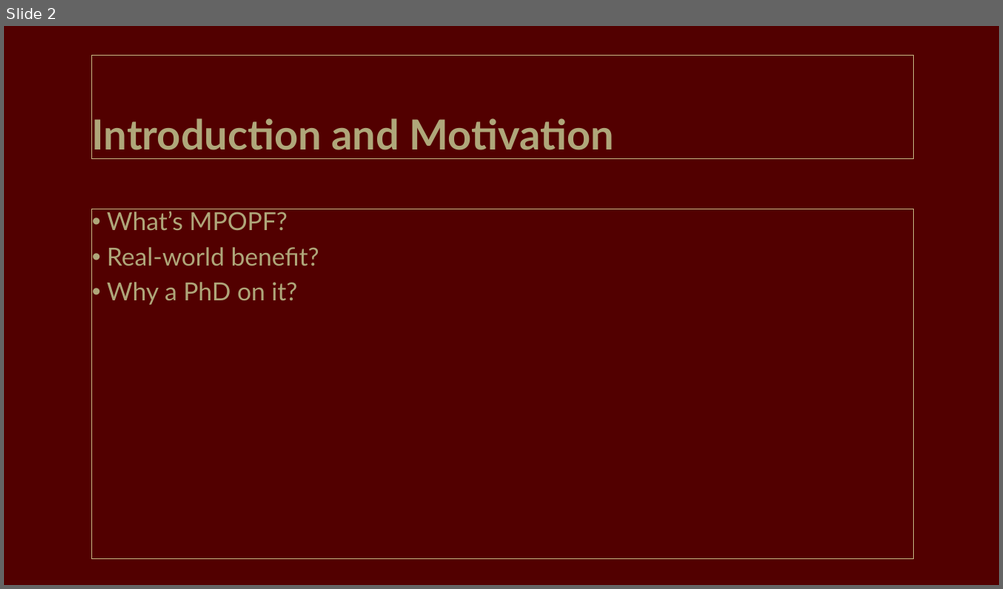
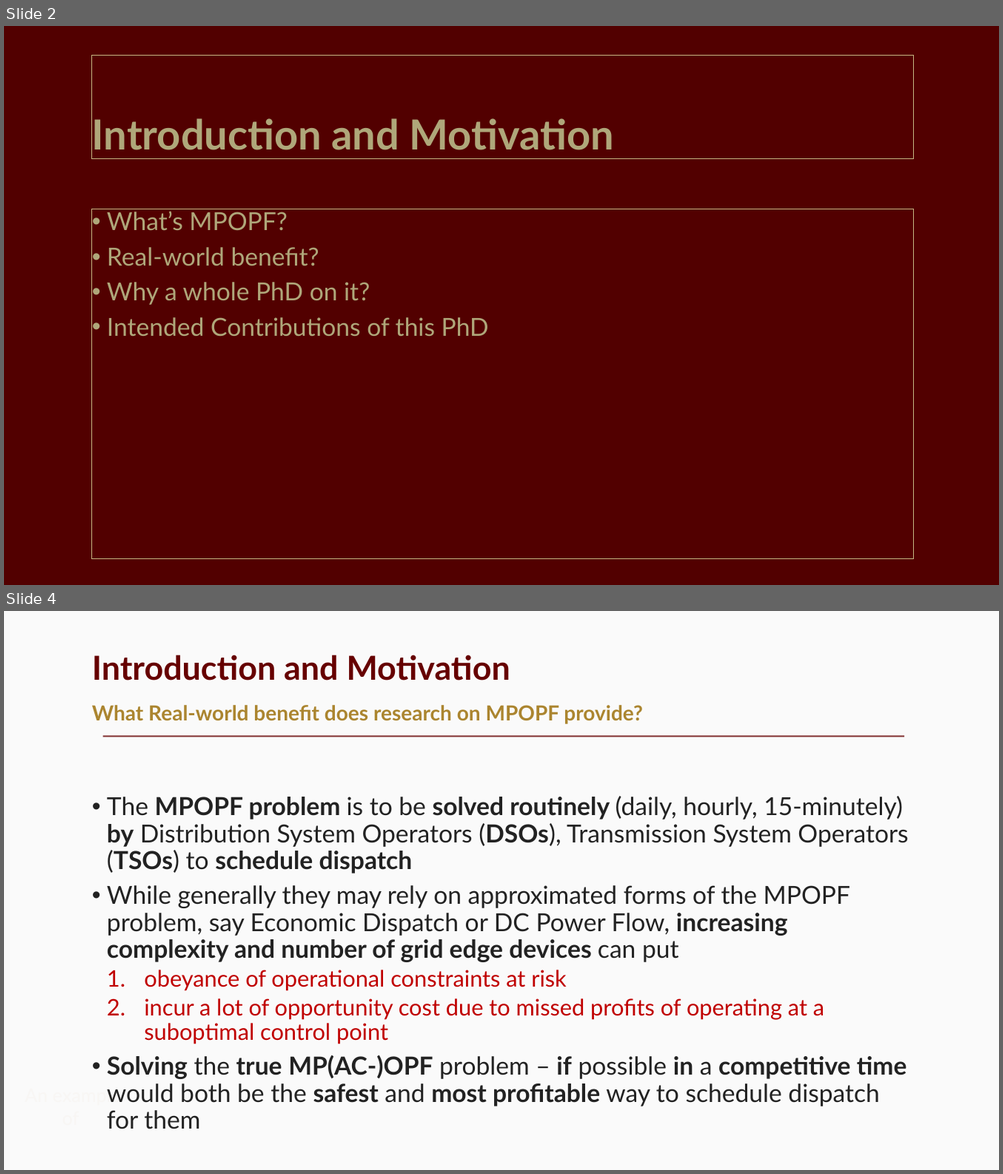
Before and after one commit to Realife-Brahmin/OriginalDocsHub-WSU-OneDrive, a slide deck: prelims-presentation_Jha_Aryan.pptx. Shown one above the other, each under a label of ours: slide 2 before the commit, slides 2 and 4 after it; the slides between them are not shown. The pictures are 1003x589 and 1003x1174 pixels, drawn with LibreOffice and Linux fonts; fonts in the diff are those of the drawing. Boxes give left, top, right and bottom in pixels: in the first picture for what was removed or moved away, otherwise in the second. Text is boxed around its words. In the diff, an @@ line names an element or a change of style, - is before the commit and + after.

```diff
--- a/prelims-presentation_Jha_Aryan.pptx
+++ b/prelims-presentation_Jha_Aryan.pptx
@@ slide 4 added at bbox=[4, 611, 999, 1170], background #FAFAFA @@
@@ title added at bbox=[92, 655, 510, 681], 32 pt, text #660000, bold @@
+Introduction and Motivation
@@ text added at bbox=[92, 705, 643, 724], 20 pt, text #AB852F, bold @@
+What Real-world benefit does research on MPOPF provide?
@@ line added from (103, 736) to (905, 736), #660000 1.5 pt @@
@@ text added at bbox=[107, 796, 908, 1130], 24 pt, text #222222 @@
+• The MPOPF problem is to be solved routinely (daily, hourly, 15-minutely) by Distribution System Operators (DSOs), Transmission System Operators (TSOs) to schedule dispatch
+• While generally they may rely on approximated forms of the MPOPF problem, say Economic Dispatch or DC Power Flow, increasing complexity and number of grid edge devices can put
+  1. obeyance of operational constraints at risk
+  2. incur a lot of opportunity cost due to missed profits of operating at a suboptimal control point
+• Solving the true MP(AC-)OPF problem – if possible in a competitive time would both be the safest and most profitable way to schedule dispatch for them
@@ text added at bbox=[53, 1090, 121, 1102], 18 pt, text #F8F6F4 @@
+An example of
@@ slide 2 changed as well @@
@@ text at bbox=[107, 282, 489, 336]: text changed @@
-• Why a PhD on it?
+• Why a whole PhD on it?
+• Intended Contributions of this PhD
```
Also in this commit, not shown: 3 other slides changed, 16 other slides added.
